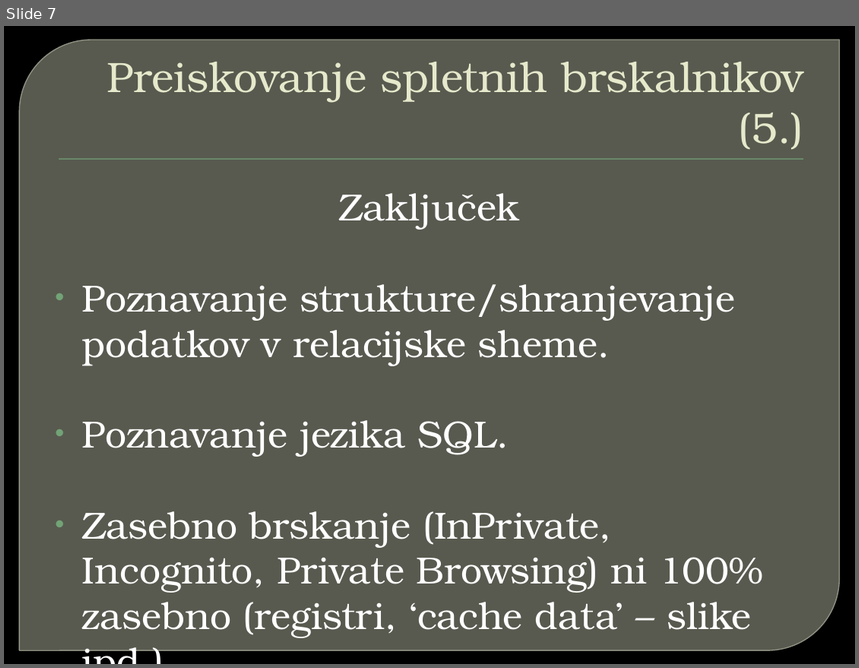
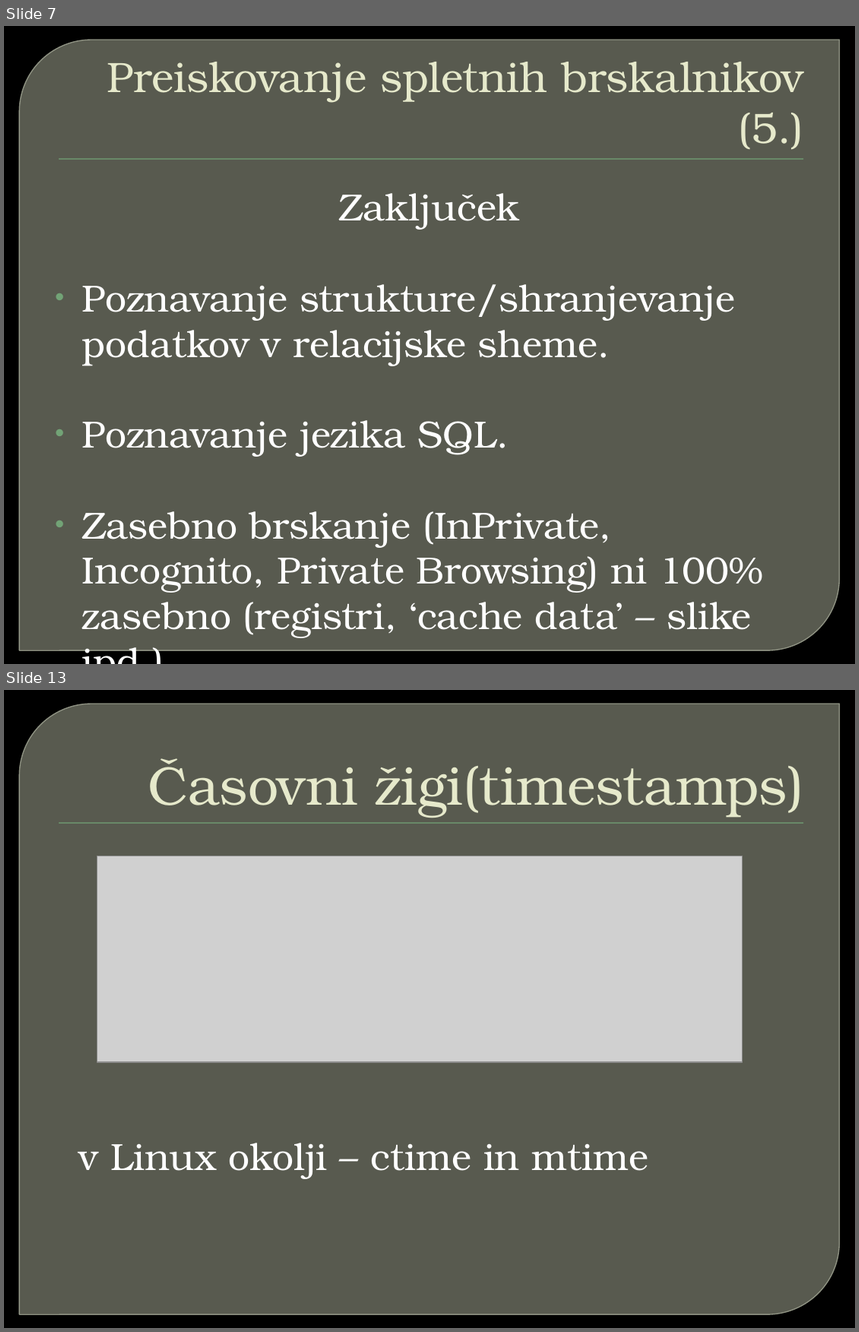
Before and after one commit to primus11/Digital-forensics, a slide deck: Forenzicna_analiza_OS_Linux.pptx. Shown one above the other, each under a label of ours: slide 7 before the commit, slides 7 and 13 after it; the slides between them are not shown. The pictures are 859x668 and 859x1332 pixels, drawn with LibreOffice and Linux fonts; fonts in the diff are those of the drawing; grey boxes stand for pictures; background and template pictures are left out. Boxes give left, top, right and bottom in pixels: in the first picture for what was removed or moved away, otherwise in the second. Text is boxed around its words. In the diff, an @@ line names an element or a change of style, - is before the commit and + after.

```diff
--- a/Forenzicna_analiza_OS_Linux.pptx
+++ b/Forenzicna_analiza_OS_Linux.pptx
@@ slide 13 added at [4,690,855,1328], background picture (left out); not listed: 2 template elements that a slide beside it also shows @@
@@ title added at [148,758,804,818], 46 pt, text #E7EACB @@
+Časovni žigi(timestamps)
@@ picture added at [97,856,742,1062] @@
@@ text added at [79,1143,648,1179], 32 pt, text #FFFFFF @@
+v Linux okolji – ctime in mtime
```
Also in this commit, not shown: 8 other slides added.
